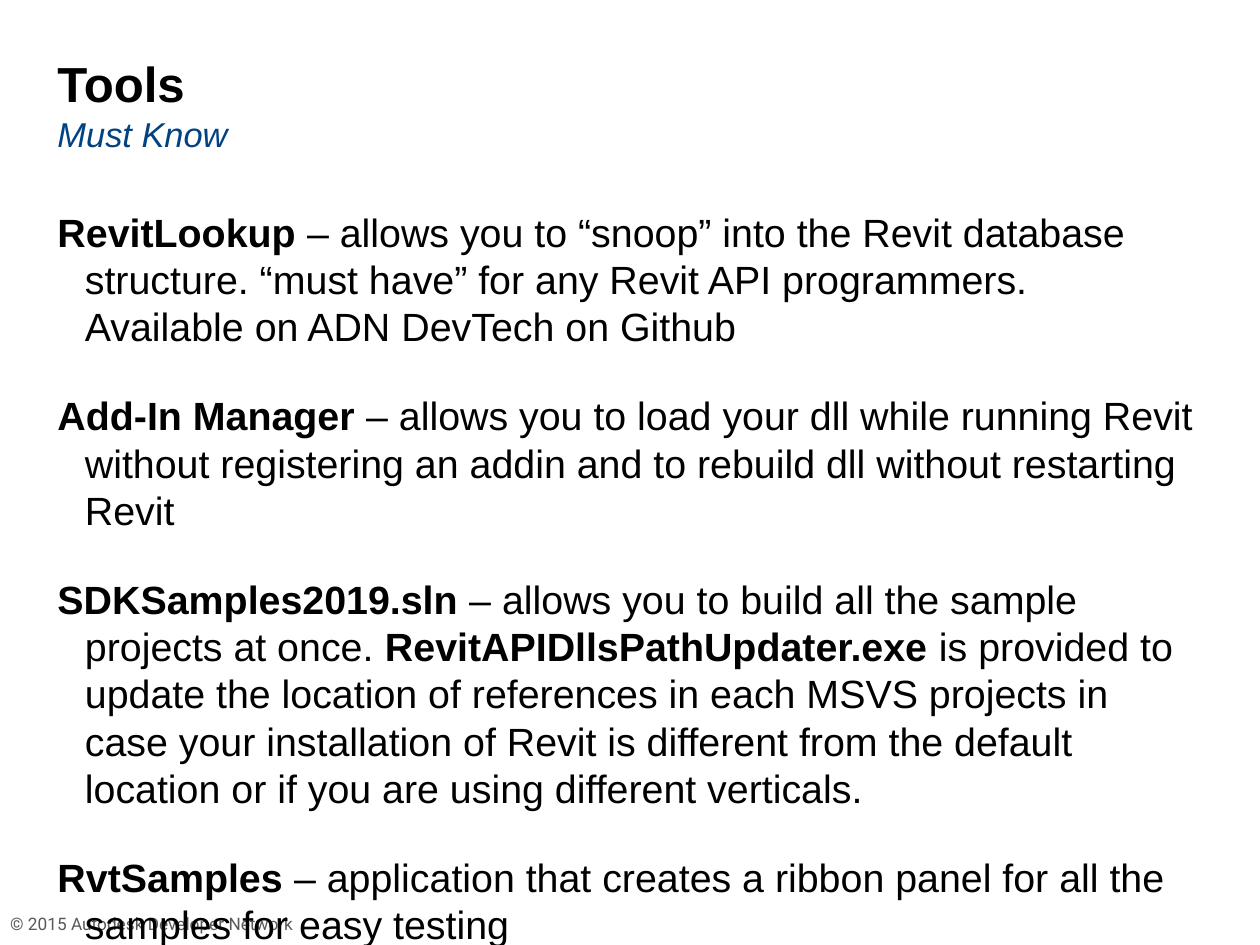
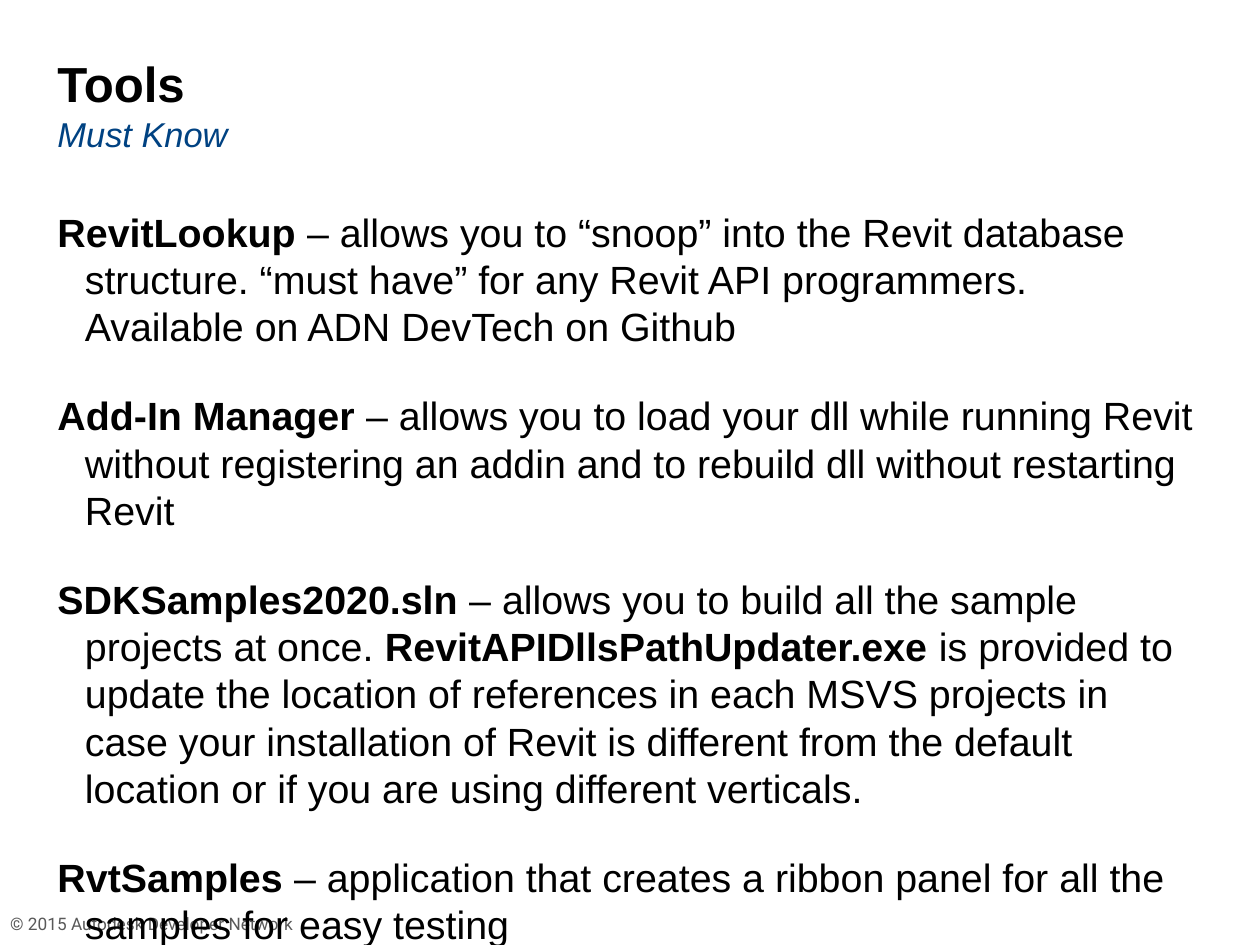
Before and after one commit to ADN-DevTech/RevitTrainingMaterial, a slide deck: slide 31 of Presentation/1_Revit_API_Intro.pptx. Drawn at 1260x945 pixels with LibreOffice and Linux fonts; fonts in the diff are those of the drawing; background and template pictures are left out. Boxes give left, top, right and bottom in pixels: in the first picture for what was removed or moved away, otherwise in the second. Text is boxed around its words. In the diff, an @@ line names an element or a change of style, - is before the commit and + after.

```diff
--- a/Presentation/1_Revit_API_Intro.pptx
+++ b/Presentation/1_Revit_API_Intro.pptx
@@ text at (57, 585, 1173, 811): text changed @@
-SDKSamples2019.sln – allows you to build all the sample projects at once. RevitAPIDllsPathUpdater.exe is provided to update the location of references in each MSVS projects in case your installation of Revit is different from the default location or if you are using different verticals.
+SDKSamples2020.sln – allows you to build all the sample projects at once. RevitAPIDllsPathUpdater.exe is provided to update the location of references in each MSVS projects in case your installation of Revit is different from the default location or if you are using different verticals.
```
Also in this commit, not shown: 3 other slides changed, 22 other files.
